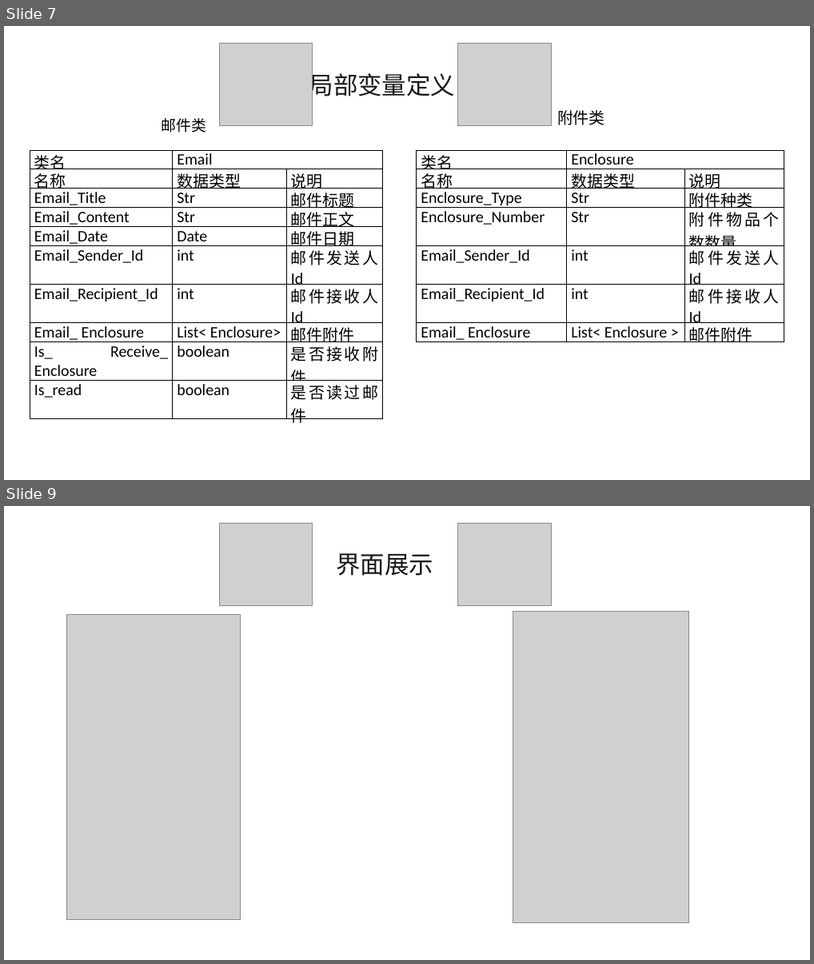
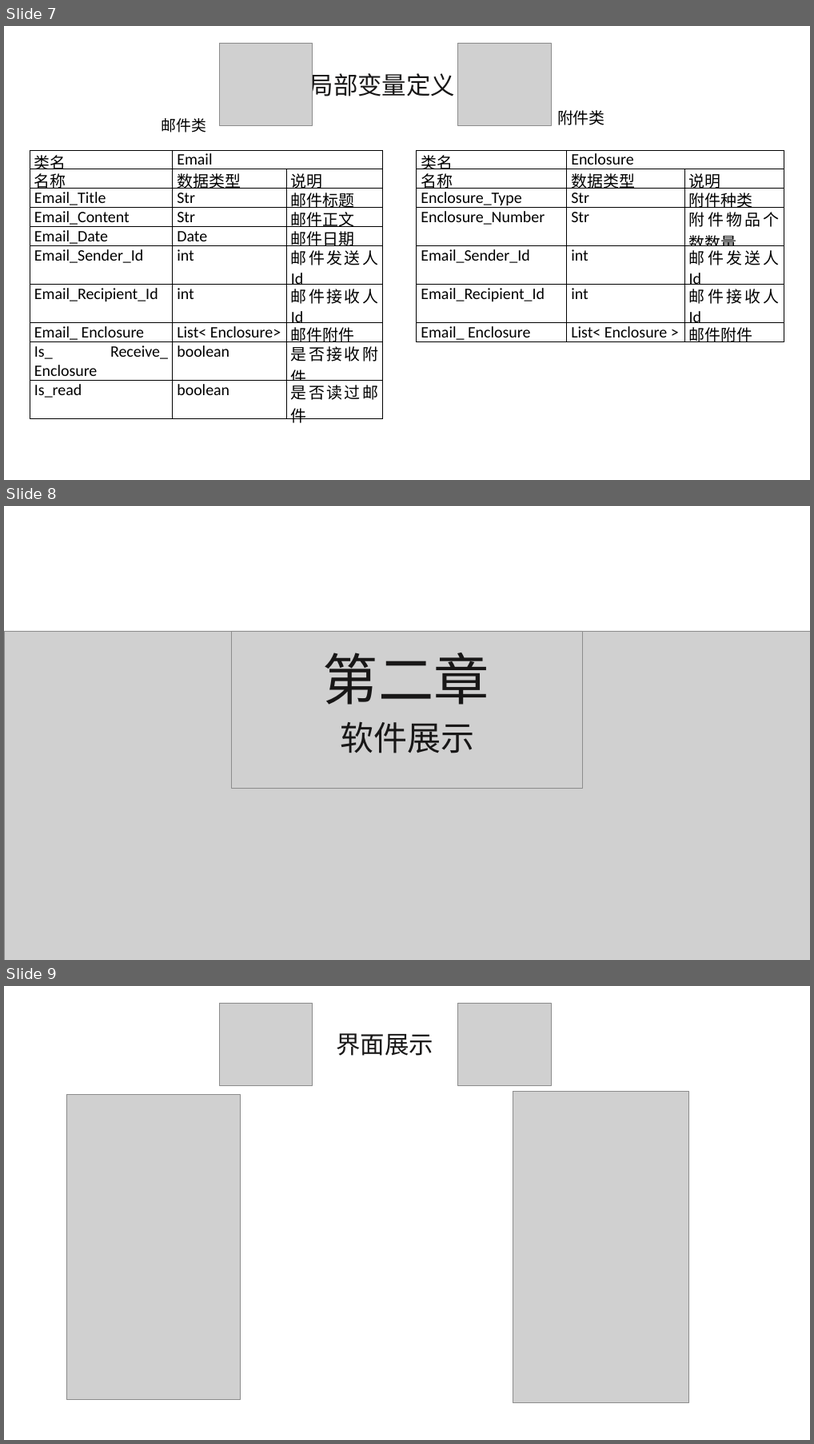
Before and after one commit to diligentsun/new-flappy-bird, a slide deck: 项目实现/项目实现PPT.pptx. Shown one above the other, each under a label of ours: slides 7 and 9 before the commit, slides 7, 8 and 9 after it; the slides between them are not shown. The pictures are 814x964 and 814x1444 pixels, drawn with LibreOffice and Linux fonts; fonts in the diff are those of the drawing; grey boxes stand for pictures; background and template pictures are left out. Boxes give left, top, right and bottom in pixels: in the first picture for what was removed or moved away, otherwise in the second. Text is boxed around its words. In the diff, an @@ line names an element or a change of style, - is before the commit and + after.

```diff
--- a/项目实现/项目实现PPT.pptx
+++ b/项目实现/项目实现PPT.pptx
@@ slide 8 added at [4,506,810,960], background #FFFFFF @@
@@ picture added at [4,631,810,960] @@
@@ picture added at [231,631,583,788] @@
@@ text added at [323,652,490,704], 66 pt, text #181717 @@
+第二章
@@ text added at [341,721,475,753], 40 pt, text #181717 @@
+软件展示
```
Also in this commit, not shown: 7 slides changed, 1 other slide added, 1 other file.
